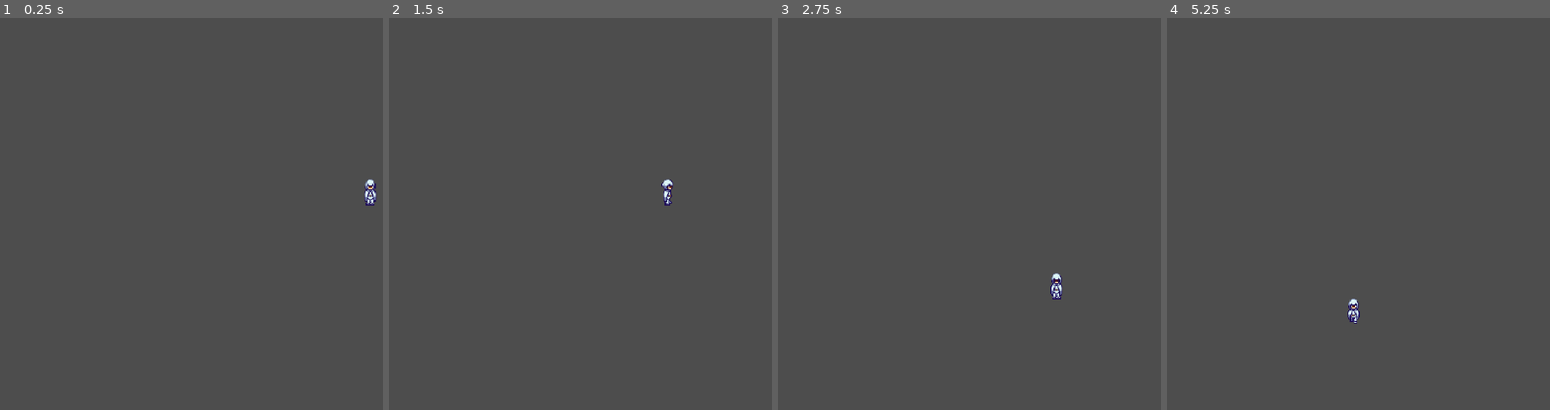
Above: before the commit, frames 1-4 (left to right).
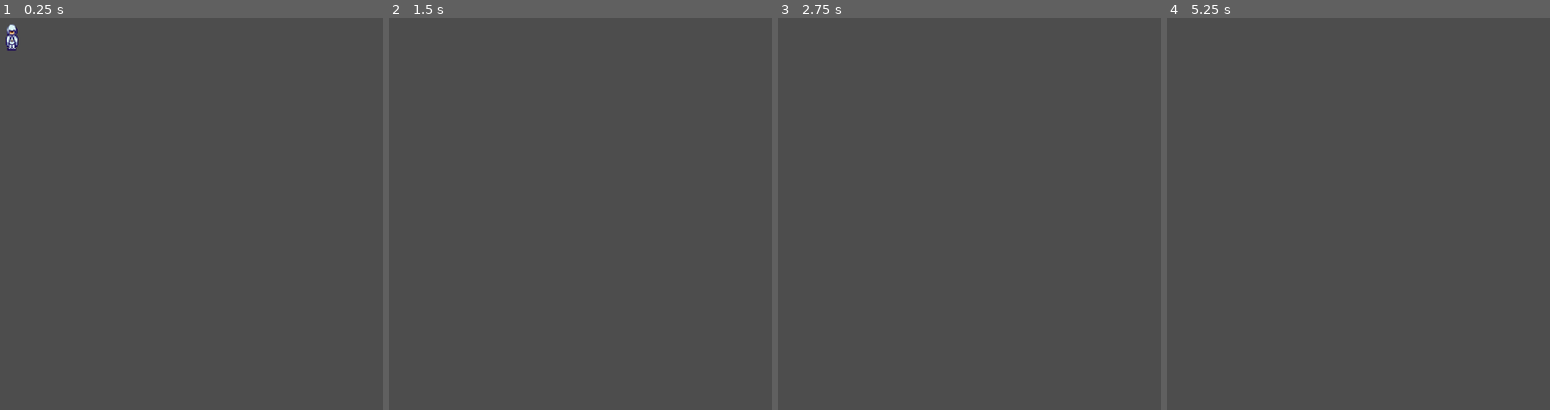
Above: after the commit, the same moments.

Repository: OneMapleLeaf/godot_finals_project
Game: Godot game, scene res://world.tscn
Two runs of this game, one before a commit and one after it. Both use one fixed random seed, a clock stepped at 60 frames per second and the inputs below.
Inputs:
- Up to frame 1 (0.25 s): no input
- Up to frame 2 (1.5 s): tap Enter at 0.5 s; hold A (A) 0.53-1.28 s; tap Space at 1.25 s; tap D (D) at 1.35 s
- Up to frame 3 (2.75 s): tap Enter at 2 s; hold S (S) from 2.03 s (still down)
- Up to frame 4 (5.25 s): tap Space at 2.75, 5 s; release S (S) at 2.78 s; tap W (W) at 2.85 s; tap Enter at 3.5 s; hold A (A) 3.53-4.28 s; tap D (D) at 4.35 s; hold S (S) from 5.03 s (still down)

The runs differ from the first frame. In frame 1, 0.4% of the frame differs, in the area x 1-99%, y 1-48%; in frame 2, 0.1%; in frame 3, 0.2%; in frame 4, 0.2%.

Commit message:
made changes

Diff:
--- a/player_character.gd
+++ b/player_character.gd
@@ -1,6 +1,6 @@
 extends CharacterBody2D
 
-var speed = 200
+var speed = 300
 var isWalking
 # Called every frame. 'delta' is the elapsed time since the previous frame.
 func _process(delta: float) -> void:
--- a/world.tscn
+++ b/world.tscn
@@ -5,4 +5,4 @@
 [node name="World" type="Node2D"]
 
 [node name="Player_Character" parent="." instance=ExtResource("1_l6s2d")]
-position = Vector2(571, 318)
+position = Vector2(38, 87)
Not shown, removed: assets/backgrounds/TechStuff(Things)/Modern tiles_Free/READ ME.txt
